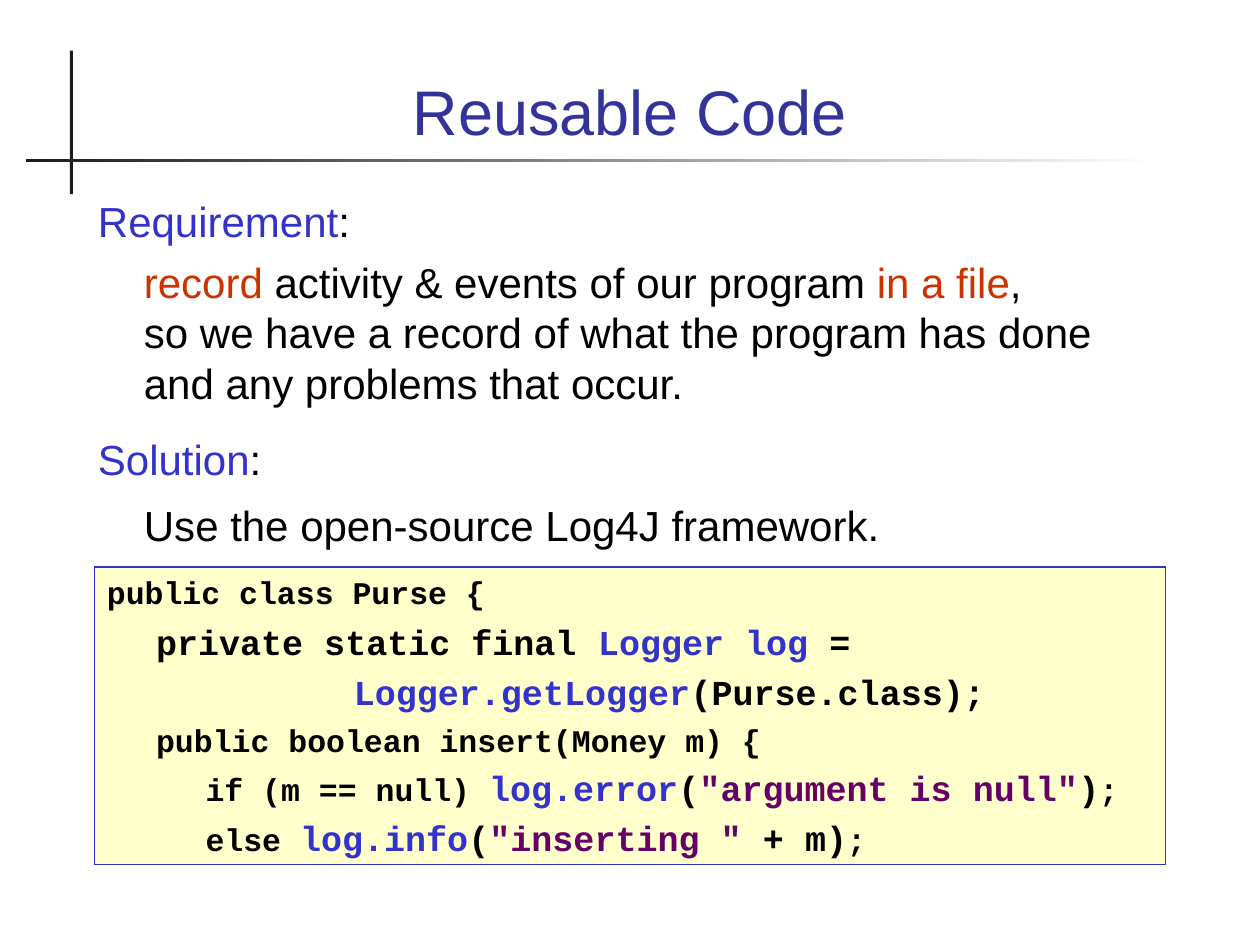
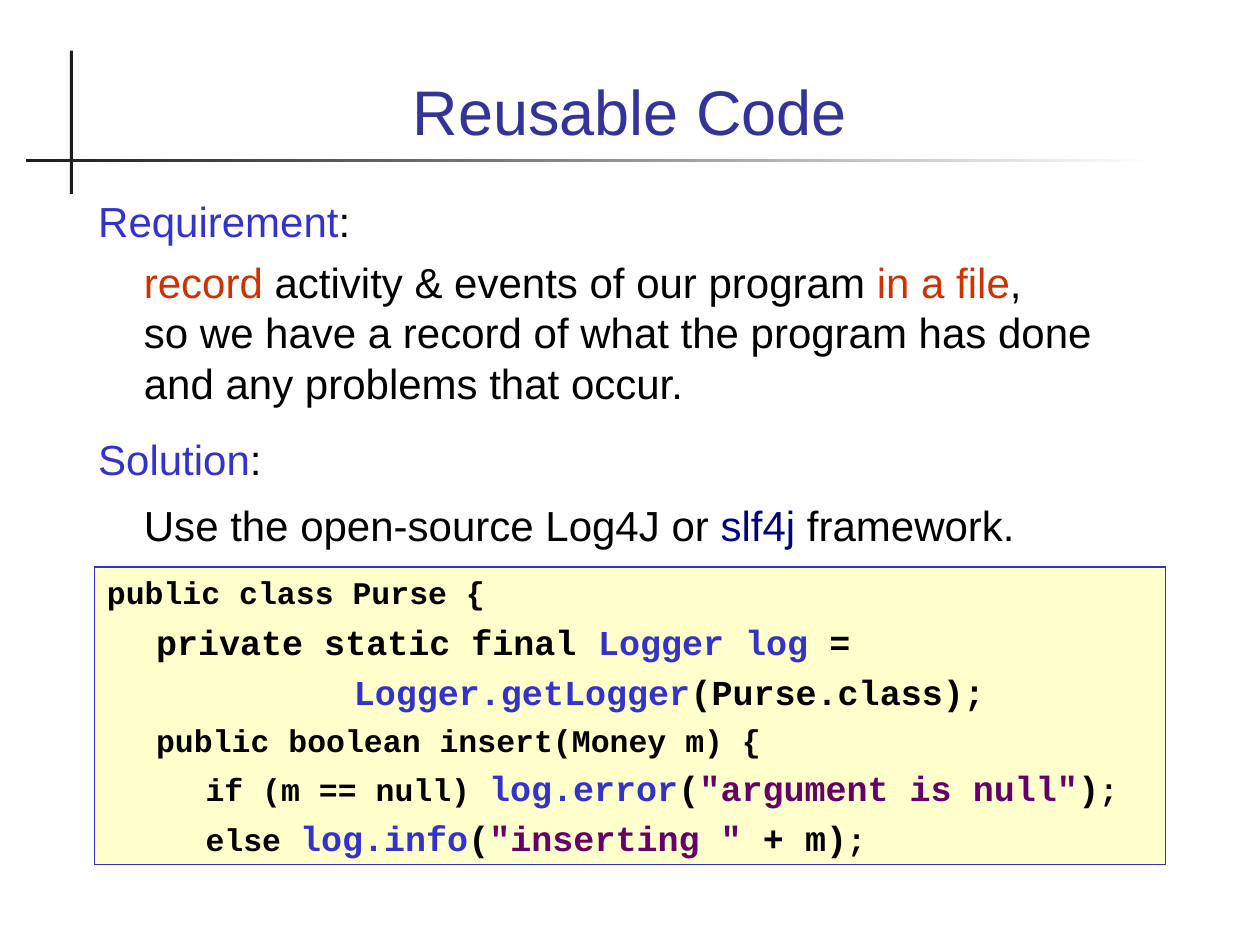
Before and after one commit to ntpbright/oop2016, a slide deck: slide 6 of patterns/Design-Patterns-1.ppt. Drawn at 1260x945 pixels with LibreOffice and Linux fonts; fonts in the diff are those of the drawing. Boxes give left, top, right and bottom in pixels: in the first picture for what was removed or moved away, otherwise in the second. Text is boxed around its words. In the diff, an @@ line names an element or a change of style, - is before the commit and + after.

```diff
--- a/patterns/Design-Patterns-1.ppt
+++ b/patterns/Design-Patterns-1.ppt
@@ text at (x1=144, y1=510, x2=1015, y2=550): text changed @@
-Use the open-source Log4J framework.
+Use the open-source Log4J or slf4j framework.
```
Also in this commit, not shown: 4 other slides changed, 2 other files.
